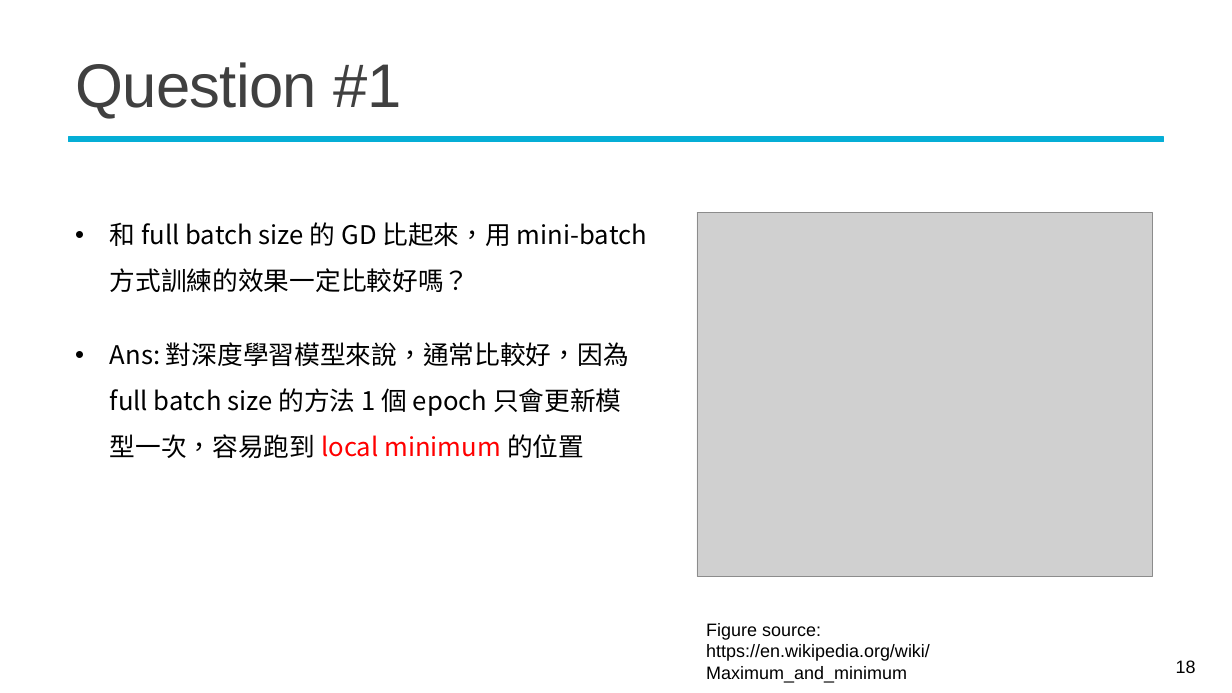
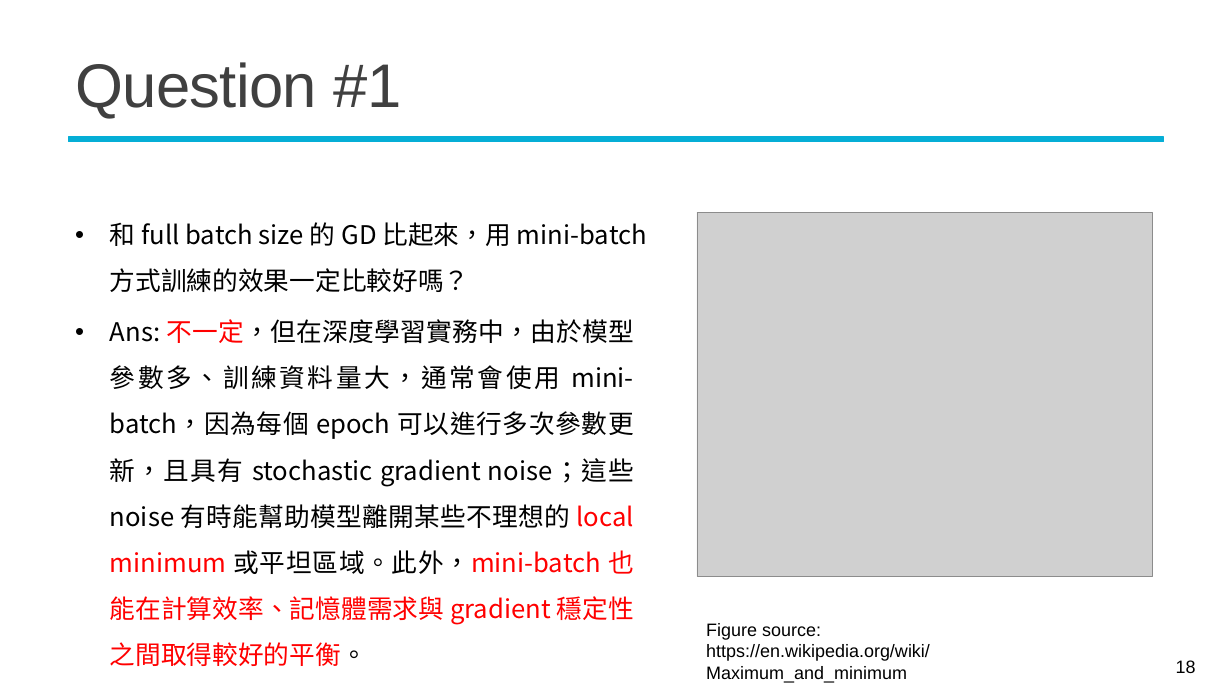
Before and after one commit to mcps5601/CGUDL_2026_fall, a slide deck: slide 18 of slides/optimizers_0930.pptx. Drawn at 1232x693 pixels with LibreOffice and Linux fonts; fonts in the diff are those of the drawing; grey boxes stand for pictures; background and template pictures are left out. Boxes give left, top, right and bottom in pixels: in the first picture for what was removed or moved away, otherwise in the second. Text is boxed around its words. In the diff, an @@ line names an element or a change of style, - is before the commit and + after.

Commit message:
feat: update slide

```diff
--- a/slides/optimizers_0930.pptx
+++ b/slides/optimizers_0930.pptx
@@ text at (110, 319, 634, 666): text changed @@
-• Ans: 對深度學習模型來說，通常比較好，因為 full batch size 的方法 1 個 epoch 只會更新模型一次，容易跑到 local minimum 的位置
+• Ans: 不一定，但在深度學習實務中，由於模型參數多、訓練資料量大，通常會使用 mini-batch，因為每個 epoch 可以進行多次參數更新，且具有 stochastic gradient noise；這些 noise 有時能幫助模型離開某些不理想的 local minimum 或平坦區域。此外，mini-batch 也能在計算效率、記憶體需求與 gradient 穩定性之間取得較好的平衡。
```
Also in this commit, not shown: 1 other file.
